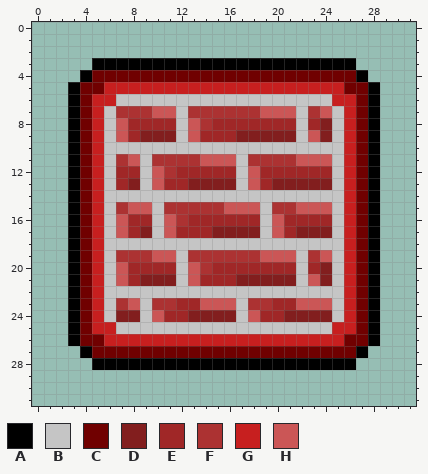
Pixel-art sprite, stored at Assets/Images/button.png. The picture above was drawn from the file before the commit.
The file is 320x320 pixels, drawn in blocks of 10x10; one block is one cell here. Colours within 5 levels of each other are drawn and written as one.
Palette (. is transparent): A #000000  B #c5c5c5  C #700000  D #821e1e  E #a02727  F #ac3232  G #c71f1f  H #cb5656
Once edited:
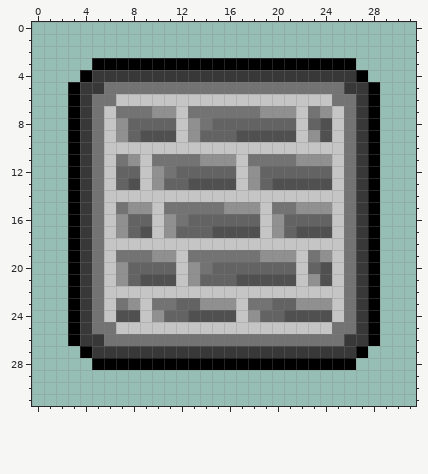
Diff:
@@ palette @@
-C #700000
+C #383838
-D #821e1e
+D #505050
-E #a02727
+E #636363
-G #c71f1f
+G #737373
-H #cb5656
+H #909090
@@ x 5..25 @@
  6 GGBBBBBBBBBBBBBBBBBBG
- 7 GBFFFHHBFFFFFFHHHBFHB
- 8 GBHEEEEBHFEEEEEEEBEDB
+ 7 GBGGGHHBGGGGGGHHHBGHB
+ 8 GBHEEEEBHGEEEEEEEBEDB
  9 GBHEDDDBHEEEDDDDDBHDB
 10 GBBBBBBBBBBBBBBBBBBBB
-11 GBFHBFFFFHHHBFFFFHHHB
-12 GBEEBHFEEEEEBHEEEEEEB
+11 GBGHBGGGGHHHBGGGGHHHB
+12 GBEEBHGEEEEEBHEEEEEEB
 13 GBEDBHEEDDDDBHEDDDDDB
 14 GBBBBBBBBBBBBBBBBBBBB
-15 GBFHHBFFFFFHHHBFFHHHB
-16 GBHEEBHFEEEEEEBHEEEEB
+15 GBGHHBGGGGGHHHBGGHHHB
+16 GBHEEBHGEEEEEEBHEEEEB
 17 GBHEDBHEEEDDDDBHEDDDB
 18 GBBBBBBBBBBBBBBBBBBBB
-19 GBFFFHHBFFFFFFHHHBFHB
-20 GBHEEEEBHFEEEEEEEBEDB
+19 GBGGGHHBGGGGGGHHHBGHB
+20 GBHEEEEBHGEEEEEEEBEDB
 21 GBHEDDDBHEEEDDDDDBHDB
 22 GBBBBBBBBBBBBBBBBBBBB
-23 GBFHBFFEEHHHBFFEEHHHB
+23 GBGHBGGEEHHHBGGEEHHHB
 24 GBDDBHEEDDDDBHEEDDDDB
Pixel boxes of the changes (left, top, right, bottom) in both pictures:
changed: (80, 70, 368, 358)
